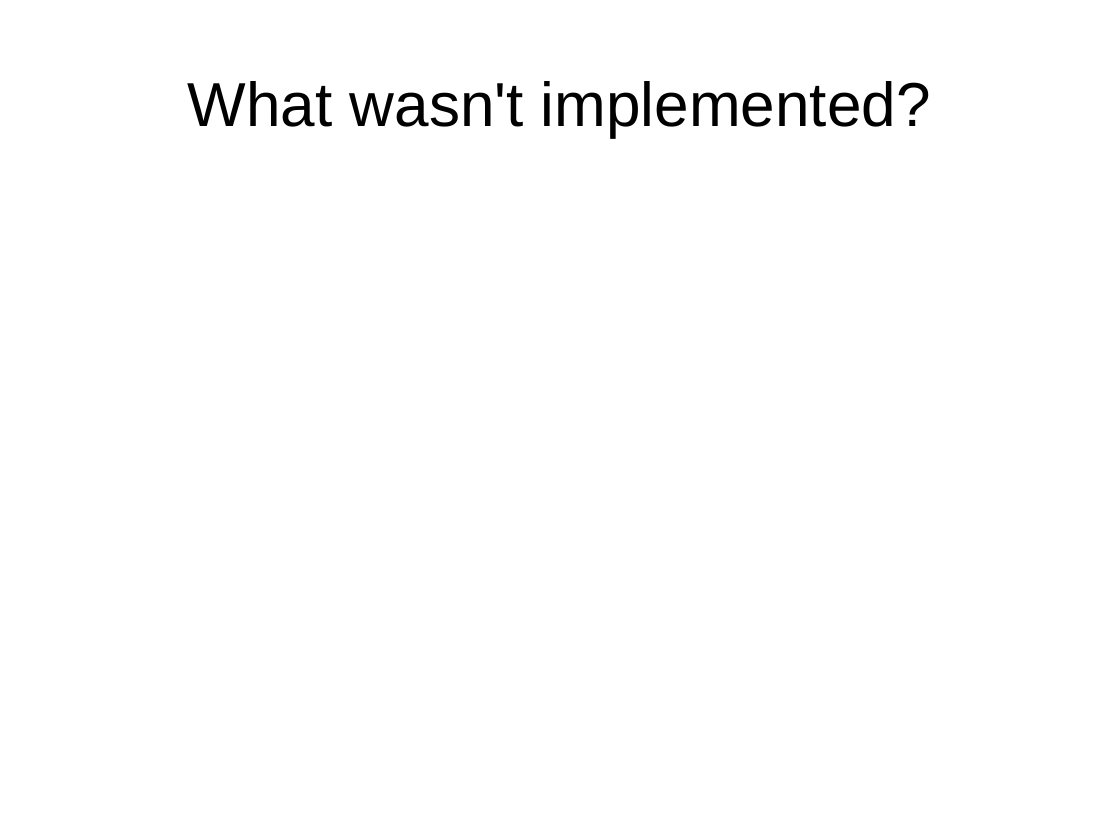
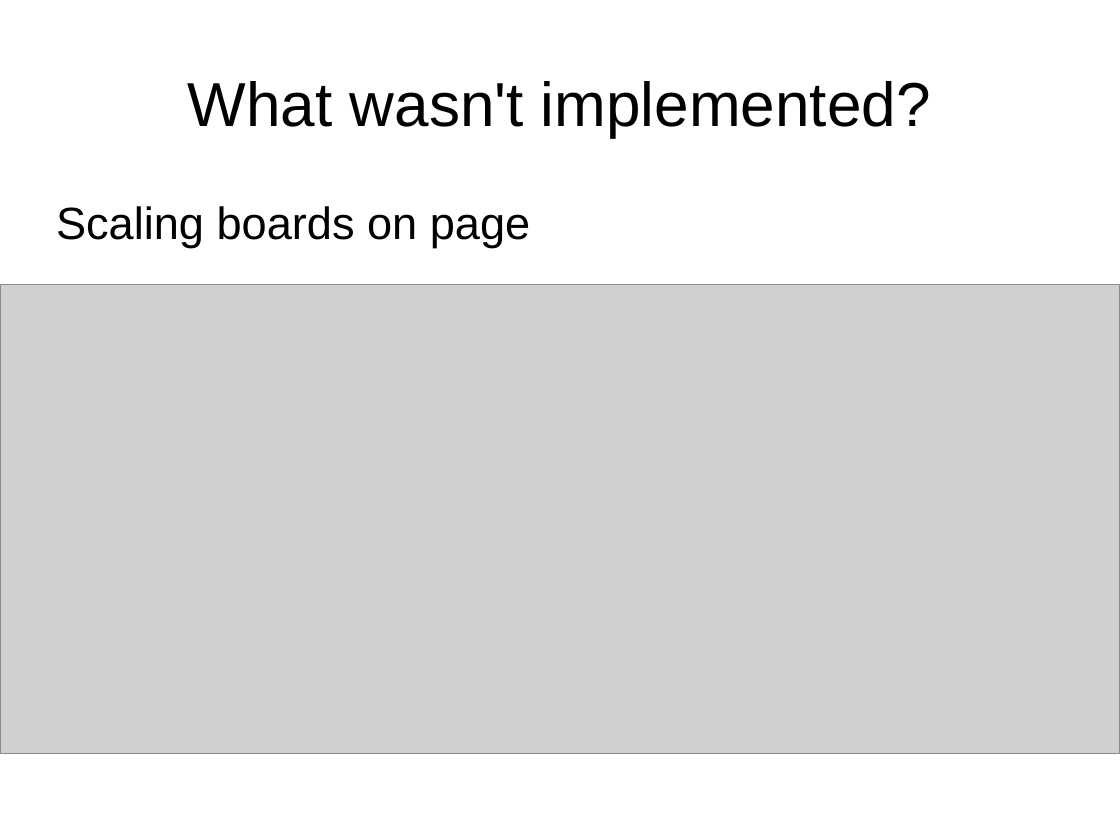
Before and after one commit to CIS3296SoftwareDesignF21/Lichess-Multi-Board-Analysis-Tool, a slide deck: slide 28 of Presentation.ppt (slide 24 before the commit). Drawn at 1120x840 pixels with LibreOffice and Linux fonts; fonts in the diff are those of the drawing; grey boxes stand for pictures. Boxes give left, top, right and bottom in pixels: in the first picture for what was removed or moved away, otherwise in the second. Text is boxed around its words. In the diff, an @@ line names an element or a change of style, - is before the commit and + after.

Commit message:
Update presentation, add what we learned and what we didn't finish

```diff
--- a/Presentation.ppt
+++ b/Presentation.ppt
@@ text added at box(56, 206, 530, 248), 32 pt, text #000000 @@
+Scaling boards on page
@@ picture added at box(0, 285, 1120, 753) @@
```
Also in this commit, not shown: 3 other slides changed, 6 slides added.
